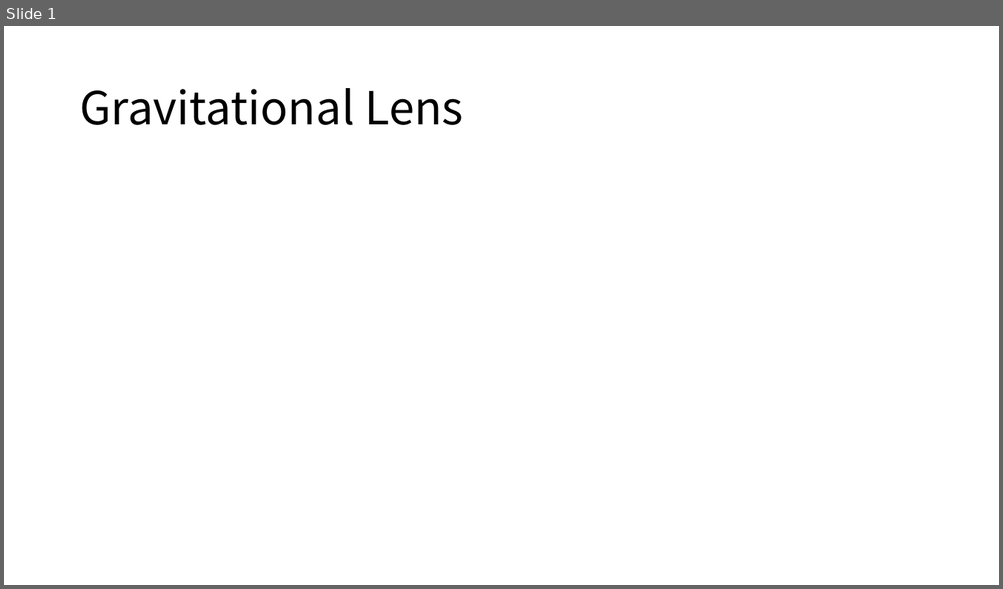
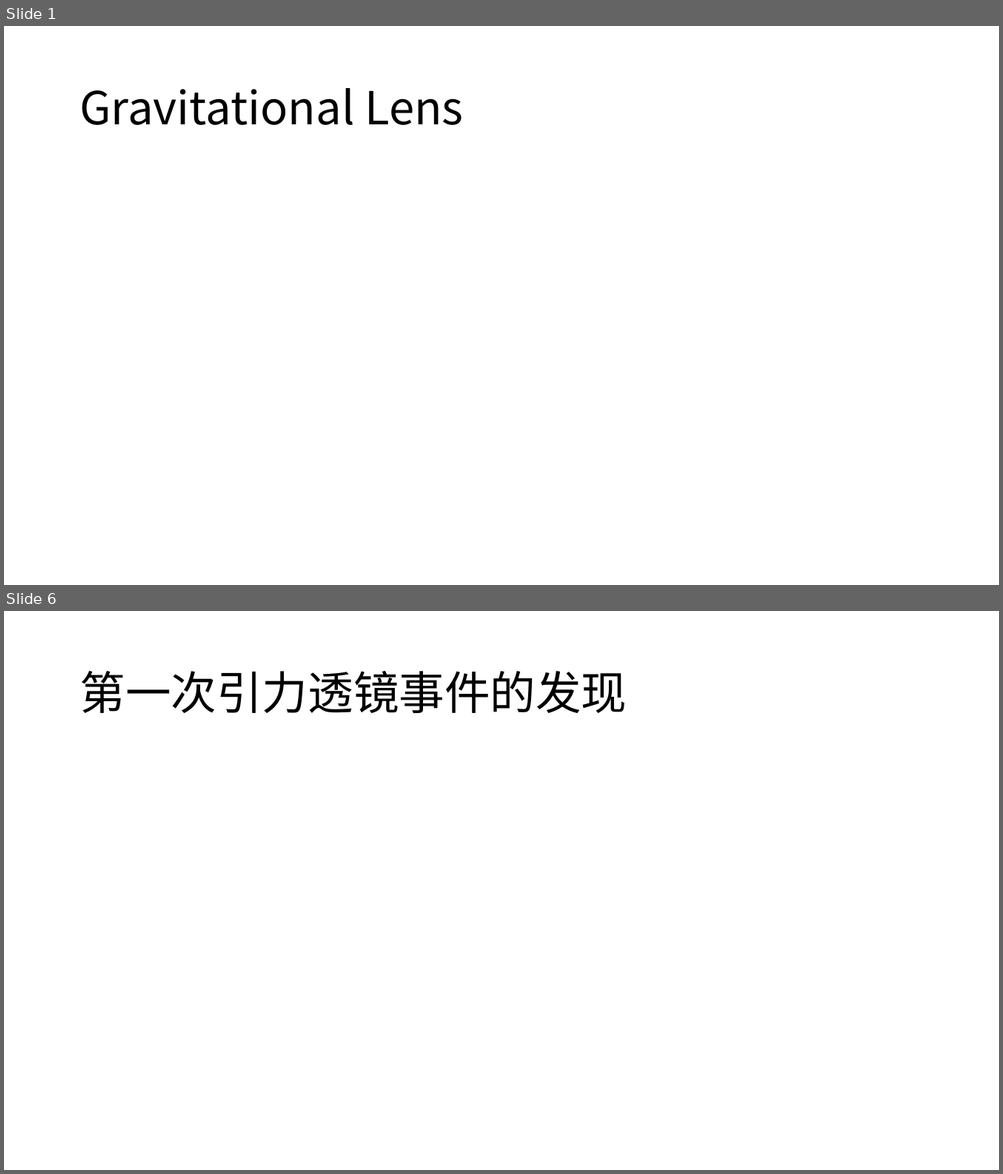
Before and after one commit to willlake/Gravitational-lens, a slide deck: Gravitational lens.pptx. Shown one above the other, each under a label of ours: slide 1 before the commit, slides 1 and 6 after it; the slides between them are not shown. The pictures are 1003x589 and 1003x1174 pixels, drawn with LibreOffice and Linux fonts; fonts in the diff are those of the drawing; background and template pictures are left out. Boxes give left, top, right and bottom in pixels: in the first picture for what was removed or moved away, otherwise in the second. Text is boxed around its words. In the diff, an @@ line names an element or a change of style, - is before the commit and + after.

```diff
--- a/Gravitational lens.pptx
+++ b/Gravitational lens.pptx
@@ slide 6 added at (4,611,999,1170), background #FFFFFF @@
@@ title added at (79,671,626,713), 44 pt, text #000000 @@
+第一次引力透镜事件的发现
```
Also in this commit, not shown: 4 other slides added, 4 other files.
